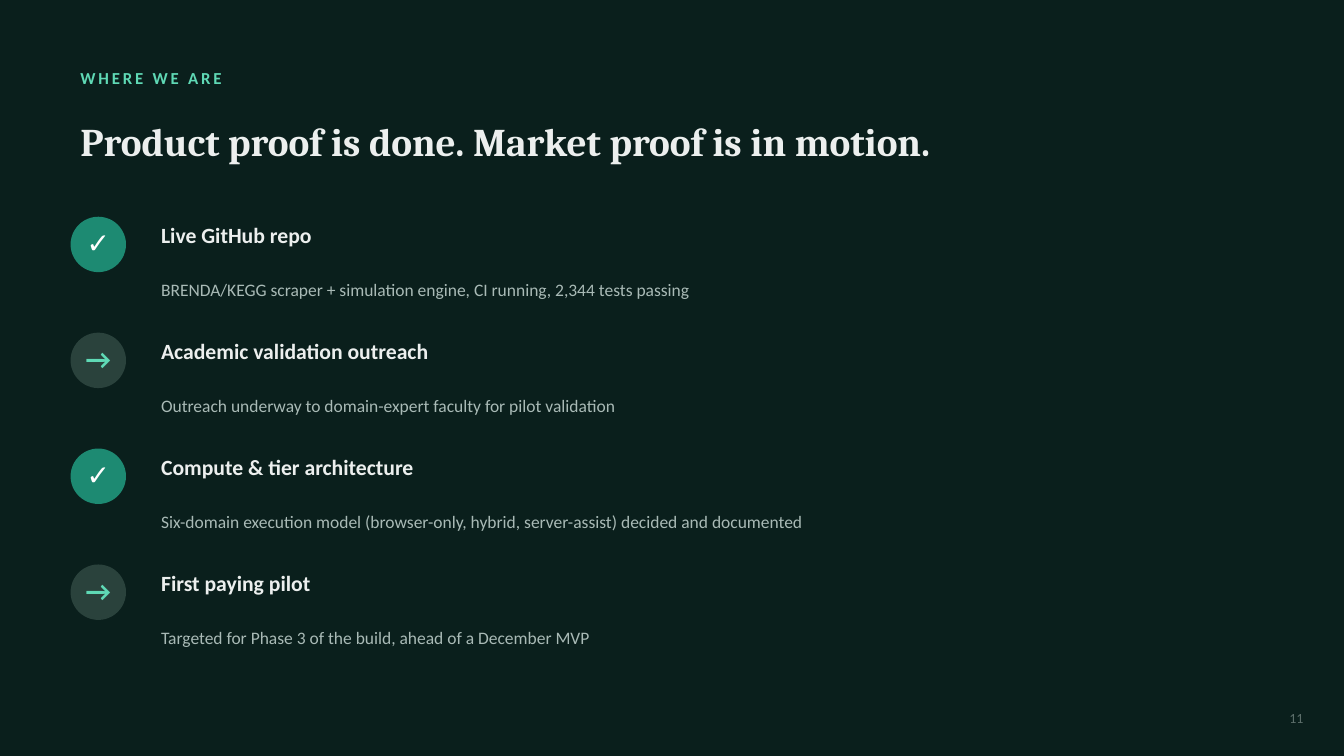
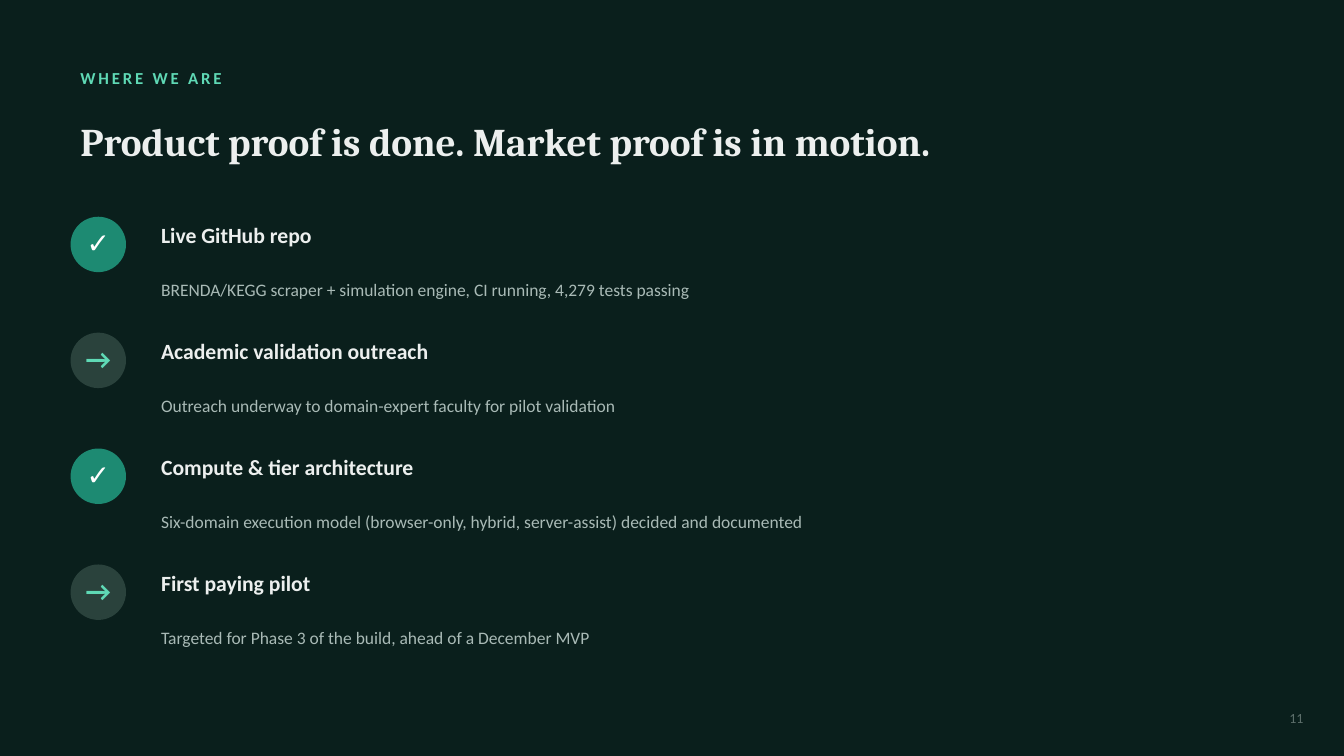
Before and after one commit to math12345678/caterva, a slide deck: slide 11 of terrium_pitch_deck.pptx. Drawn at 1344x756 pixels with LibreOffice and Linux fonts; fonts in the diff are those of the drawing. Boxes give left, top, right and bottom in pixels: in the first picture for what was removed or moved away, otherwise in the second. Text is boxed around its words. In the diff, an @@ line names an element or a change of style, - is before the commit and + after.

```diff
--- a/terrium_pitch_deck.pptx
+++ b/terrium_pitch_deck.pptx
@@ text at (161,284,690,299): text changed @@
-BRENDA/KEGG scraper + simulation engine, CI running, 2,344 tests passing
+BRENDA/KEGG scraper + simulation engine, CI running, 4,279 tests passing
```
Also in this commit, not shown: 1 other slide changed, 26 other files.
